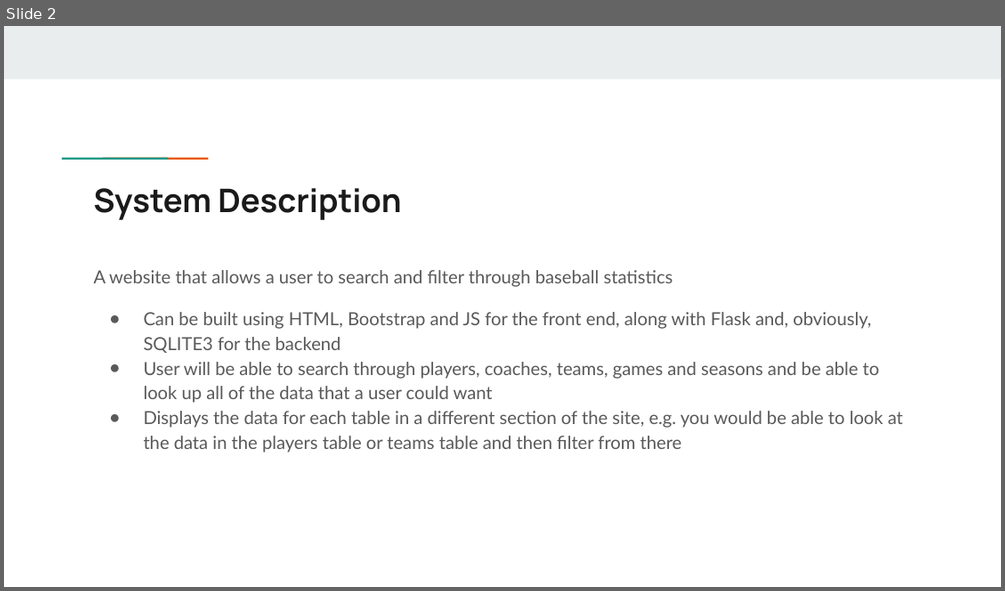
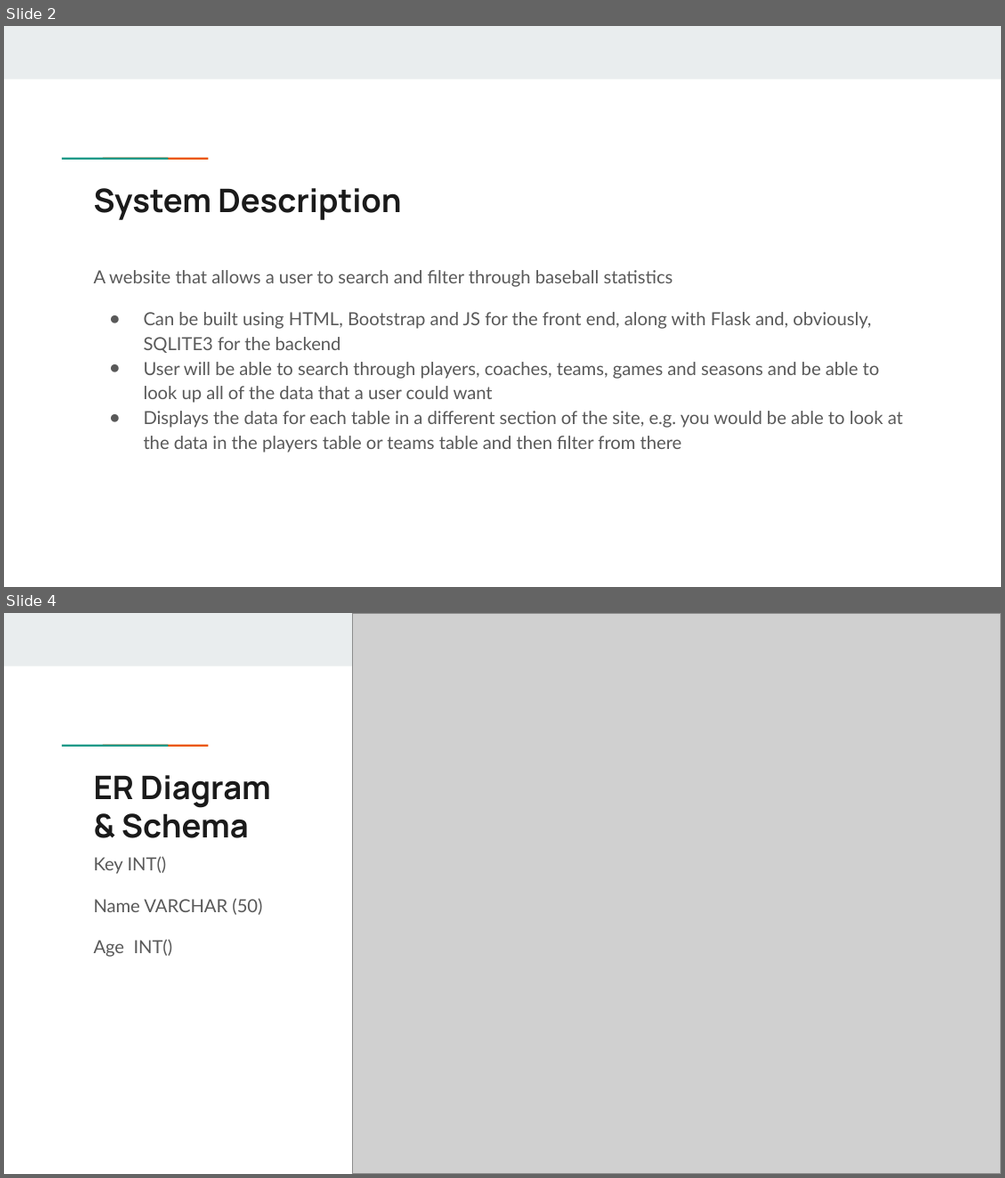
Before and after one commit to DarthBeaker/CSE111_Project, a slide deck: CSE 111 Project Design.pptx. Shown one above the other, each under a label of ours: slide 2 before the commit, slides 2 and 4 after it; the slides between them are not shown. The pictures are 1005x591 and 1005x1178 pixels, drawn with LibreOffice and Linux fonts; fonts in the diff are those of the drawing; grey boxes stand for pictures. Boxes give left, top, right and bottom in pixels: in the first picture for what was removed or moved away, otherwise in the second. Text is boxed around its words. In the diff, an @@ line names an element or a change of style, - is before the commit and + after.

```diff
--- a/CSE 111 Project Design.pptx
+++ b/CSE 111 Project Design.pptx
@@ slide 4 added at [4, 613, 1001, 1174], background #FFFFFF; not listed: 3 template elements that a slide beside it also shows @@
@@ picture added at [353, 613, 1001, 1174] @@
@@ title added at [94, 775, 271, 838], 23.4 pt, text #1A1A1A, bold @@
+ER Diagram
+& Schema
@@ text added at [94, 856, 262, 957], 13 pt, text #595959 @@
+Key INT()
+Name VARCHAR (50)
+Age INT()
```
Also in this commit, not shown: 1 slide changed, 1 other slide added, 2 slides removed.
